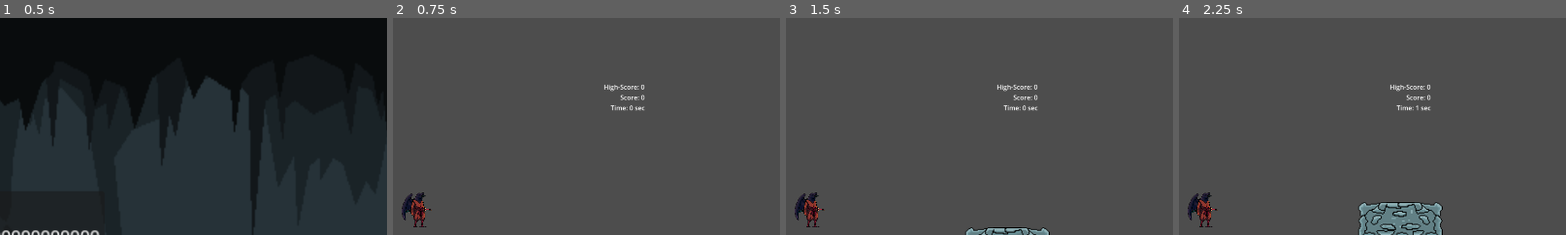
Above: before the commit, frames 1-4 (left to right).
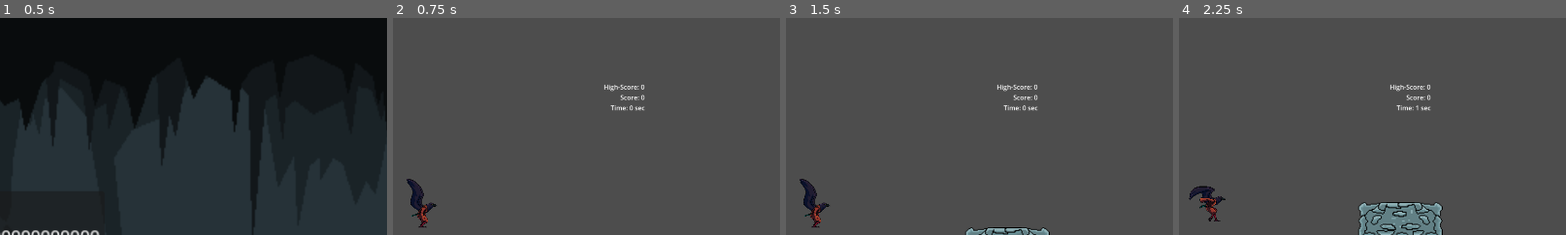
Above: after the commit, the same moments.

Repository: Neolanco/samurai-game
Game: Godot game, scene res://titlescreen.tscn
The game is run twice, just before and just after one commit, with the same random seed, the same clock (stepped at 60 frames per second) and the same inputs.
Inputs:
- Up to frame 1 (0.5 s): no input
- Up to frame 2 (0.75 s): click "Start brooooooooooo" at 0.5 s
- Up to frame 3 (1.5 s): tap Enter (ui_accept) at 1.25 s; hold W from 1.28 s (still down); hold Space from 1.28 s (still down)
- Up to frame 4 (2.25 s): keep holding W; tap Enter (ui_accept) at 1.52 s; release Space at 2.03 s; tap Shift at 2.1 s
The pictures show only the part of the screen within x 47-97%, y 6-56%; the shares and areas given below are measured in that part.

Frame 1 is identical in both runs. In frame 2, 0.8% of the frame differs, in the area x 2-12%, y 74-97%; in frame 3, 0.8%; in frame 4, 1.0%, in the area x 2-13%, y 77-97%.

Commit message:
anims yayyyyyyyyay

Diff:
--- a/main.tscn
+++ b/main.tscn
@@ -1,14 +1,12 @@
-[gd_scene load_steps=4 format=3 uid="uid://c1eor63wtdlft"]
+[gd_scene load_steps=3 format=3 uid="uid://c1eor63wtdlft"]
 
 [ext_resource type="Script" path="res://main.gd" id="1_3byd7"]
 [ext_resource type="PackedScene" uid="uid://bplbj3sfn2no5" path="res://player_1.tscn" id="1_kn2ah"]
-[ext_resource type="Script" path="res://player_1.gd" id="2_acgtg"]
 
 [node name="Main" type="Node2D"]
 script = ExtResource("1_3byd7")
 
 [node name="Player1" parent="." instance=ExtResource("1_kn2ah")]
-script = ExtResource("2_acgtg")
 
 [node name="Camera2D2" type="Camera2D" parent="Player1"]
 
--- a/player_1.gd
+++ b/player_1.gd
@@ -111,22 +111,36 @@
 
 	game.update(delta)
 
-	if abs(velocity.x) > 0:
-		if $Sprite_Walking.is_visible():
-			pass
+	if abs(velocity.y) > 0:
+		$Sprite_Idle.visible = false
+		$Sprite_Walking.visible = false
+		$Sprite_Jump.visible = true
+		$Sprite_Walking.stop()
+		$Sprite_Idle.stop()
+		$Sprite_Jump.play()
+
+	# Changes the animation based on velocity
+	else:
+		if abs(velocity.x) > 0:
+			if $Sprite_Walking.is_visible():
+				pass
+			else:
+				$Sprite_Idle.visible = false
+				$Sprite_Walking.visible = true
+				$Sprite_Jump.visible = false
+				$Sprite_Walking.play()
+				$Sprite_Idle.stop()
+				$Sprite_Jump.stop()
 		else:
-			$Sprite_Idle.visible = false
-			$Sprite_Walking.visible = true
-			$Sprite_Walking.play()
-			$Sprite_Idle.stop()
-	else:
-		if $Sprite_Idle.is_playing():
-			pass
-		else:
-			$Sprite_Idle.visible = true
-			$Sprite_Walking.visible = false
-			$Sprite_Walking.stop()
-			$Sprite_Idle.play()
+			if $Sprite_Idle.is_visible():
+				pass
+			else:
+				$Sprite_Idle.visible = true
+				$Sprite_Walking.visible = false
+				$Sprite_Jump.visible = false
+				$Sprite_Walking.stop()
+				$Sprite_Idle.play()
+				$Sprite_Jump.stop()
 
 
 	update_score(delta)
--- a/player_1.tscn
+++ b/player_1.tscn
@@ -1,6 +1,7 @@
-[gd_scene load_steps=41 format=3 uid="uid://bplbj3sfn2no5"]
+[gd_scene load_steps=42 format=3 uid="uid://bplbj3sfn2no5"]
 
 [ext_resource type="Texture2D" uid="uid://diw4l2nylk1sx" path="res://sprites/crow/Walk/1.PNG" id="1_5j1c5"]
+[ext_resource type="Script" path="res://player_1.gd" id="1_5xx3n"]
 [ext_resource type="Texture2D" uid="uid://b5gncipbhu4rv" path="res://sprites/crow_centred/idle1/1.PNG" id="1_ykod0"]
 [ext_resource type="Texture2D" uid="uid://buli42slg74mi" path="res://sprites/crow_centred/idle1/2.PNG" id="2_iu1r7"]
 [ext_resource type="Texture2D" uid="uid://ub2paoq8yxy6" path="res://sprites/crow/Walk/2.PNG" id="2_slwrh"]
@@ -173,10 +174,11 @@
 }],
 "loop": false,
 "name": &"default",
-"speed": 8.0
+"speed": 15.0
 }]
 
 [node name="Player1" type="CharacterBody2D"]
+script = ExtResource("1_5xx3n")
 
 [node name="CollisionShape2D" type="CollisionShape2D" parent="."]
 position = Vector2(12.5, -1.5)
@@ -188,6 +190,7 @@
 frame_progress = 0.632772
 
 [node name="Sprite_Walking" type="AnimatedSprite2D" parent="."]
+visible = false
 position = Vector2(3, -1)
 sprite_frames = SubResource("SpriteFrames_7mfx8")
 
